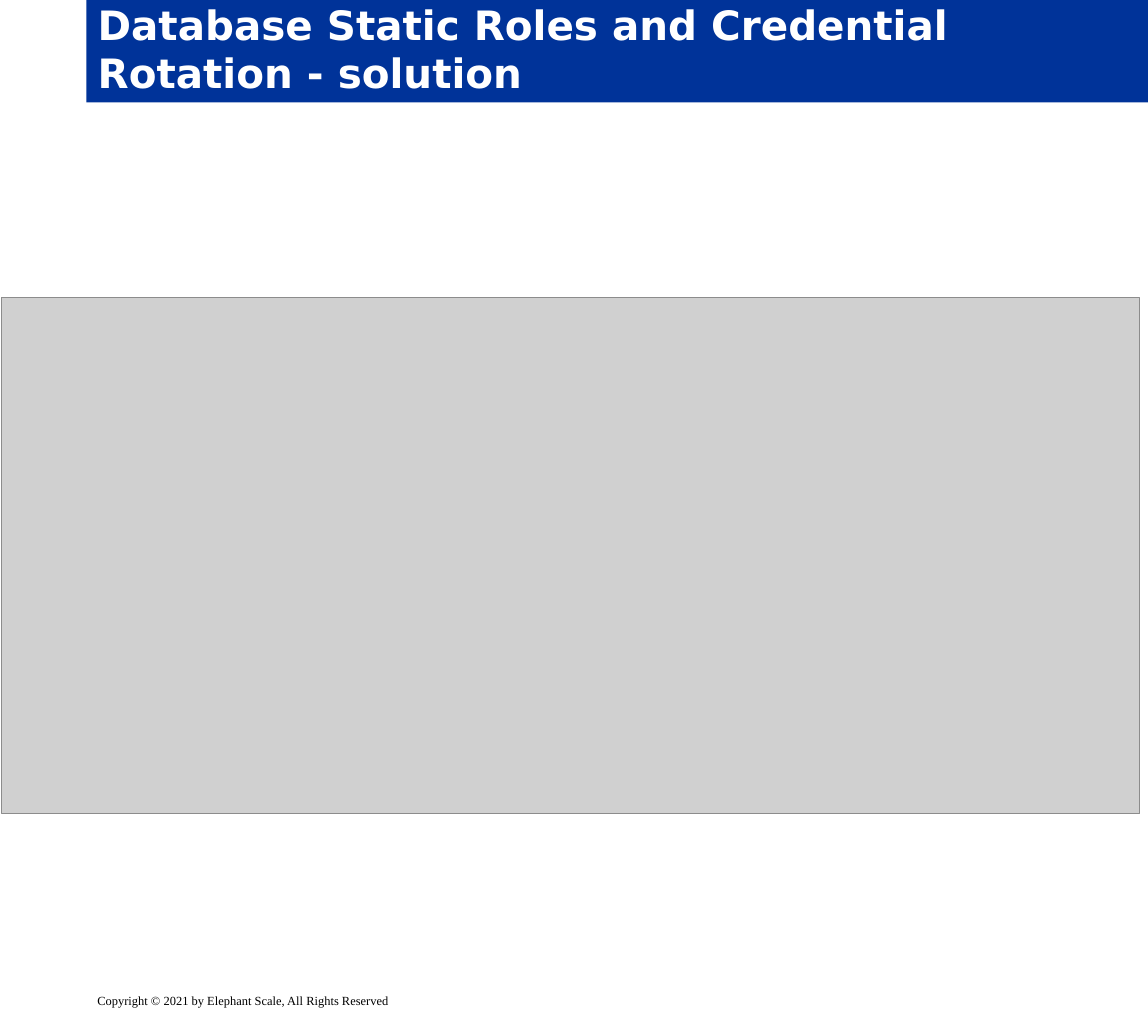
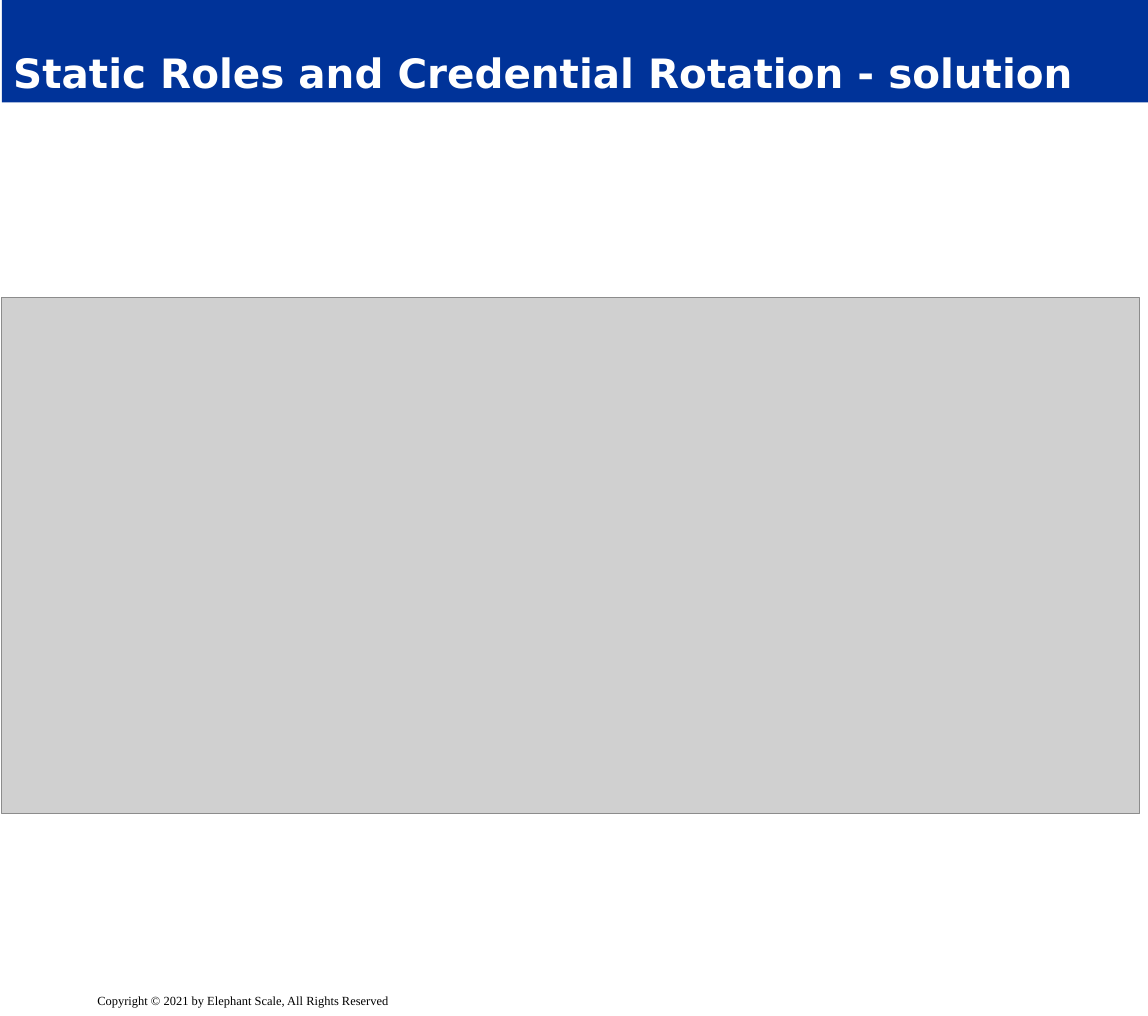
Before and after one commit to elephantscale/es-training-new, a slide deck: slide 71 of vault-consul/delivery/04__Vault_configuration.pptx. Drawn at 1148x1016 pixels with LibreOffice and Linux fonts; fonts in the diff are those of the drawing; grey boxes stand for pictures; background and template pictures are left out. Boxes give left, top, right and bottom in pixels: in the first picture for what was removed or moved away, otherwise in the second. Text is boxed around its words. In the diff, an @@ line names an element or a change of style, - is before the commit and + after.

```diff
--- a/vault-consul/delivery/04__Vault_configuration.pptx
+++ b/vault-consul/delivery/04__Vault_configuration.pptx
@@ title "Static Roles and Credential Rotation ...": place and size @@
-title "Static Roles and Credential Rotation ..." at bbox=[86, 0, 1148, 102]
+title "Static Roles and Credential Rotation ..." at bbox=[2, 0, 1148, 102]
@@ title at bbox=[13, 57, 1072, 89]: text changed @@
-Database Static Roles and Credential Rotation - solution
+Static Roles and Credential Rotation - solution
```
Also in this commit, not shown: 2 other slides changed, 1 other file.
